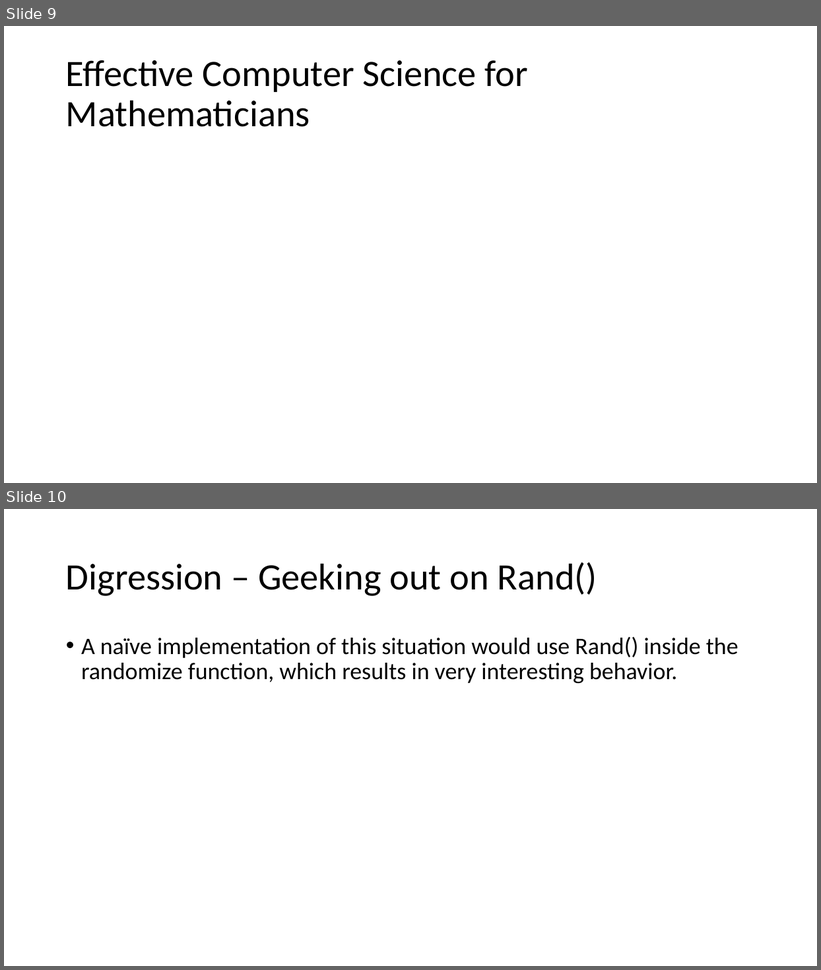
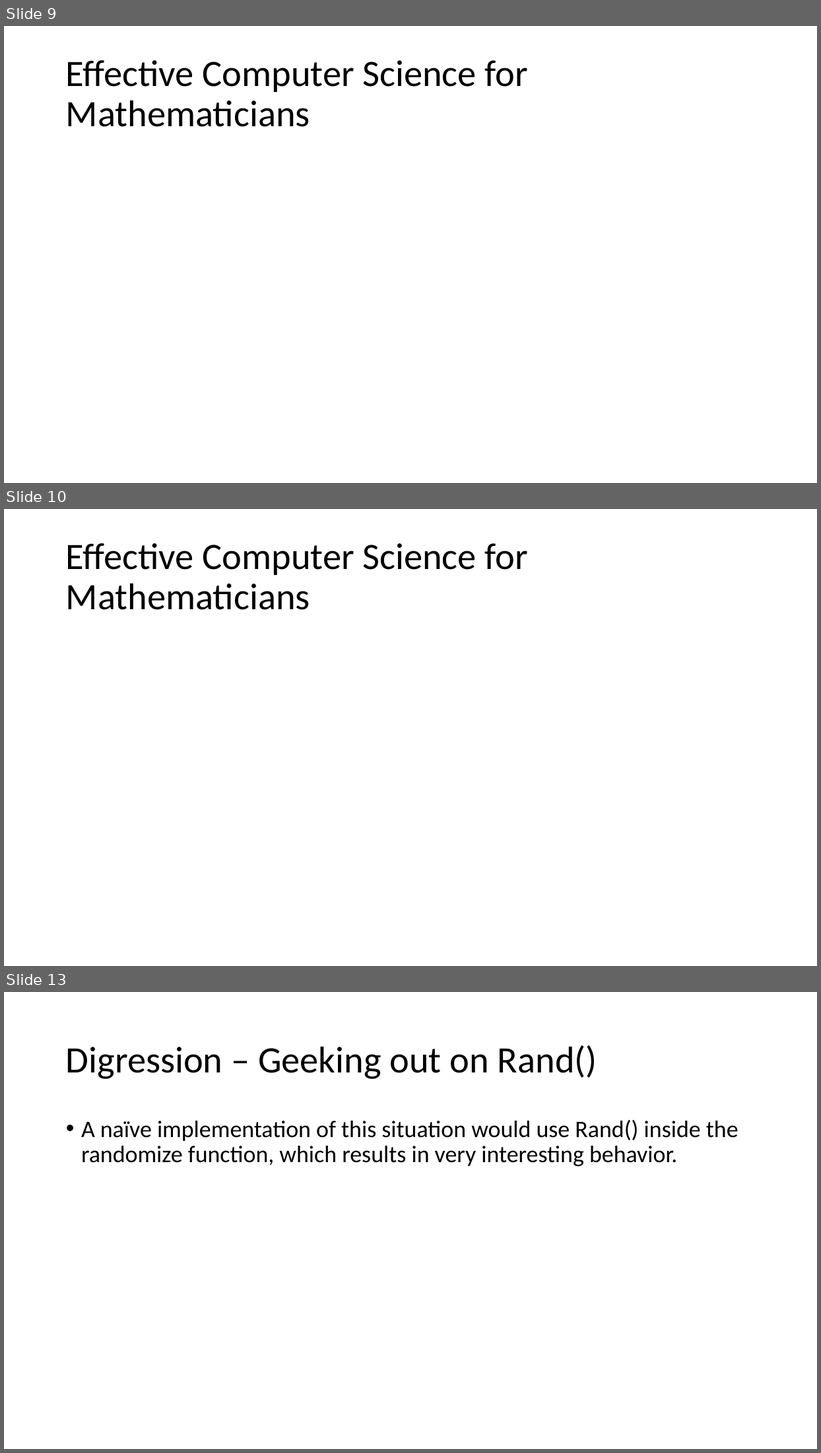
Before and after one commit to paulraff/2016JointMeetings, a slide deck: Preparing Mathematicians for Data Science Careers.pptx. Shown one above the other, each under a label of ours: slides 9 and 10 before the commit, slides 9, 10 and 13 after it; the slides between them are not shown. The pictures are 821x970 and 821x1453 pixels, drawn with LibreOffice and Linux fonts; fonts in the diff are those of the drawing; grey boxes stand for pictures. Boxes give left, top, right and bottom in pixels: in the first picture for what was removed or moved away, otherwise in the second. Text is boxed around its words. In the diff, an @@ line names an element or a change of style, - is before the commit and + after.

Commit message:
Update to presentation - most material is there, now need to organize it effectively.

```diff
--- a/Preparing Mathematicians for Data Science Careers.pptx
+++ b/Preparing Mathematicians for Data Science Careers.pptx
@@ slide 10 added at box(4, 509, 817, 966), background #FFFFFF @@
@@ title added at box(66, 543, 528, 610), 44 pt, text #000000 @@
+Effective Computer Science for Mathematicians
@@ what was slide 10 is now slide 13 @@
```
Also in this commit, not shown: 7 slides changed, 4 other slides added, 2 slides removed.
